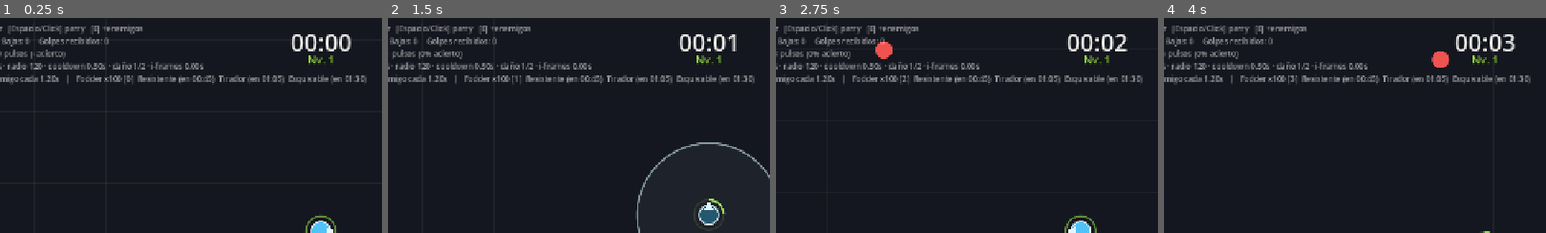
Above: before the commit, frames 1-4 (left to right).
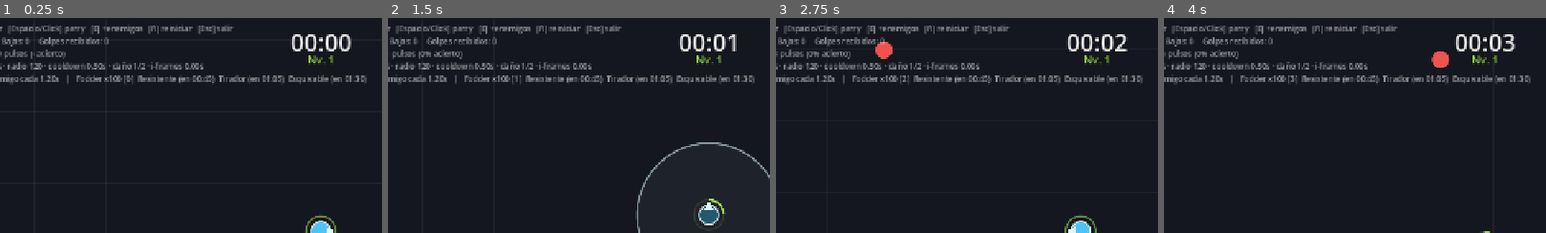
Above: after the commit, the same moments.

Repository: JesuaBetancor/survivor-prototype
Game: Godot game, scene res://scenes/main.tscn
Same seed, same stepped clock (60 frames per second), same inputs: the game is played once before the commit and once after it.
Inputs:
- Up to frame 1 (0.25 s): no input
- Up to frame 2 (1.5 s): tap Enter at 0.5 s; hold W (move_up) from 0.53 s (still down); tap Space (parry) at 0.6, 1.35 s
- Up to frame 3 (2.75 s): release W (move_up) at 2.03 s; hold A (move_left) from 2.03 s (still down); tap Space (parry) at 2.1 s
- Up to frame 4 (4 s): tap Space (parry) at 2.85, 3.6 s; release A (move_left) at 3.53 s; hold S (move_down) from 3.53 s (still down)
The pictures show only the part of the screen within x 8-58%, y 0-50%; the shares and areas given below are measured in that part.

The runs differ from the first frame. In frame 1, 0.4% of the frame differs, in the area x 38-62%, y 3-8%; in frame 2, 0.4%; in frame 3, 0.4%; in frame 4, 0.4%.

Commit message:
Phase 8: playtest build, run scripts and README
Exports a universal macOS .app so the prototype can be played without Godot
installed. Enabling ETC2 ASTC import was required for the universal/arm64
export even though the project ships no textures; the bundle is signed
ad-hoc, which is enough for local playtesting.

R restarts and Esc quits, on their own ALWAYS-processing node so both still
work from the paused defeat and level-up screens where Main is frozen. R
resets Engine.time_scale for the same reason the retry button does.

export_presets.cfg is now tracked: it holds no secrets, and without it the
build is not reproducible from a fresh clone.

README is the playtest brief rather than API docs: how to read the four
silhouettes, what to actually look at in priority order, and a table of
which knob lives on which node.

Co-Authored-By: Claude Opus 5 <noreply@anthropic.com>

Diff:
--- a/project.godot
+++ b/project.godot
@@ -60,6 +60,17 @@
 ]
 }
 
+restart={
+"deadzone": 0.2,
+"events": [Object(InputEventKey,"resource_local_to_scene":false,"resource_name":"","device":-1,"window_id":0,"alt_pressed":false,"shift_pressed":false,"ctrl_pressed":false,"meta_pressed":false,"pressed":false,"keycode":0,"physical_keycode":82,"key_label":0,"unicode":0,"location":0,"echo":false,"script":null)
+]
+}
+quit_game={
+"deadzone": 0.2,
+"events": [Object(InputEventKey,"resource_local_to_scene":false,"resource_name":"","device":-1,"window_id":0,"alt_pressed":false,"shift_pressed":false,"ctrl_pressed":false,"meta_pressed":false,"pressed":false,"keycode":0,"physical_keycode":4194305,"key_label":0,"unicode":0,"location":0,"echo":false,"script":null)
+]
+}
+
 [layer_names]
 
 2d_physics/layer_1="player"
@@ -72,3 +83,6 @@
 renderer/rendering_method="gl_compatibility"
 renderer/rendering_method.mobile="gl_compatibility"
 environment/defaults/default_clear_color=Color(0.08, 0.09, 0.12, 1)
+; Required for universal/arm64 macOS exports. The project ships no textures, so
+; this only satisfies the export check.
+textures/vram_compression/import_etc2_astc=true
--- a/scenes/main.tscn
+++ b/scenes/main.tscn
@@ -12,6 +12,7 @@
 [ext_resource type="Resource" path="res://resources/ranged.tres" id="10_ranged"]
 [ext_resource type="Script" path="res://scripts/hit_stop.gd" id="11_hitstop"]
 [ext_resource type="Script" path="res://scripts/sfx.gd" id="12_sfx"]
+[ext_resource type="Script" path="res://scripts/playtest_keys.gd" id="13_keys"]
 
 [node name="Main" type="Node2D"]
 script = ExtResource("1_main")
@@ -33,6 +34,10 @@
 [node name="Sfx" type="Node" parent="."]
 process_mode = 3
 script = ExtResource("12_sfx")
+
+[node name="PlaytestKeys" type="Node" parent="."]
+process_mode = 3
+script = ExtResource("13_keys")
 
 [node name="HUD" type="CanvasLayer" parent="."]
 
--- a/scripts/main.gd
+++ b/scripts/main.gd
@@ -88,7 +88,7 @@
 func _process(_delta: float) -> void:
 	time_label.text = format_clock(run_time)
 	debug_label.text = "\n".join([
-		"[WASD] mover   [Espacio/Click] parry   [E] +enemigos",
+		"[WASD] mover   [Espacio/Click] parry   [E] +enemigos   [R] reiniciar   [Esc] salir",
 		"Enemigos: %d    Bajas: %d    Golpes recibidos: %d" % [
 			spawner.alive_count, _kills, _hits_taken],
 		"Parries: %d de %d pulsos (%s acierto)" % [
--- /dev/null
+++ b/scripts/playtest_keys.gd
@@ -0,0 +1,17 @@
+class_name PlaytestKeys
+extends Node
+
+## Global playtest shortcuts. On its own ALWAYS-processing node so they still
+## work from the paused defeat and level-up screens, where Main is frozen.
+
+func _unhandled_input(event: InputEvent) -> void:
+	if event.is_action_pressed("quit_game"):
+		get_tree().quit()
+		return
+
+	if event.is_action_pressed("restart"):
+		# Same teardown as the Reintentar button: time_scale is global and would
+		# otherwise carry a hit-stop freeze into the next run.
+		Engine.time_scale = 1.0
+		get_tree().paused = false
+		get_tree().reload_current_scene()
Not shown, added: export_presets.cfg
Not shown: 1 places in scenes/main.tscn that only renumber resources
Not shown, added: scripts/playtest_keys.gd.uid
Not shown, changed: .gitignore
Not shown, added: README.md
Not shown, added: build.sh
Not shown, added: run.sh
